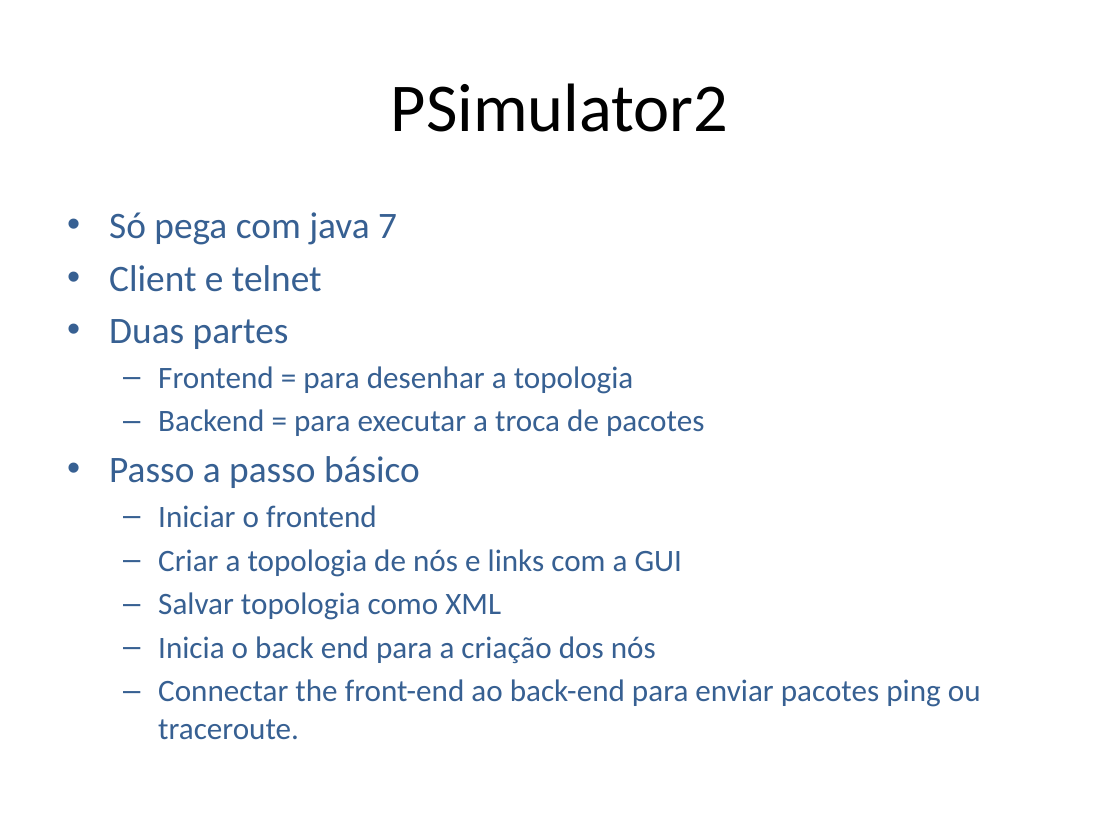
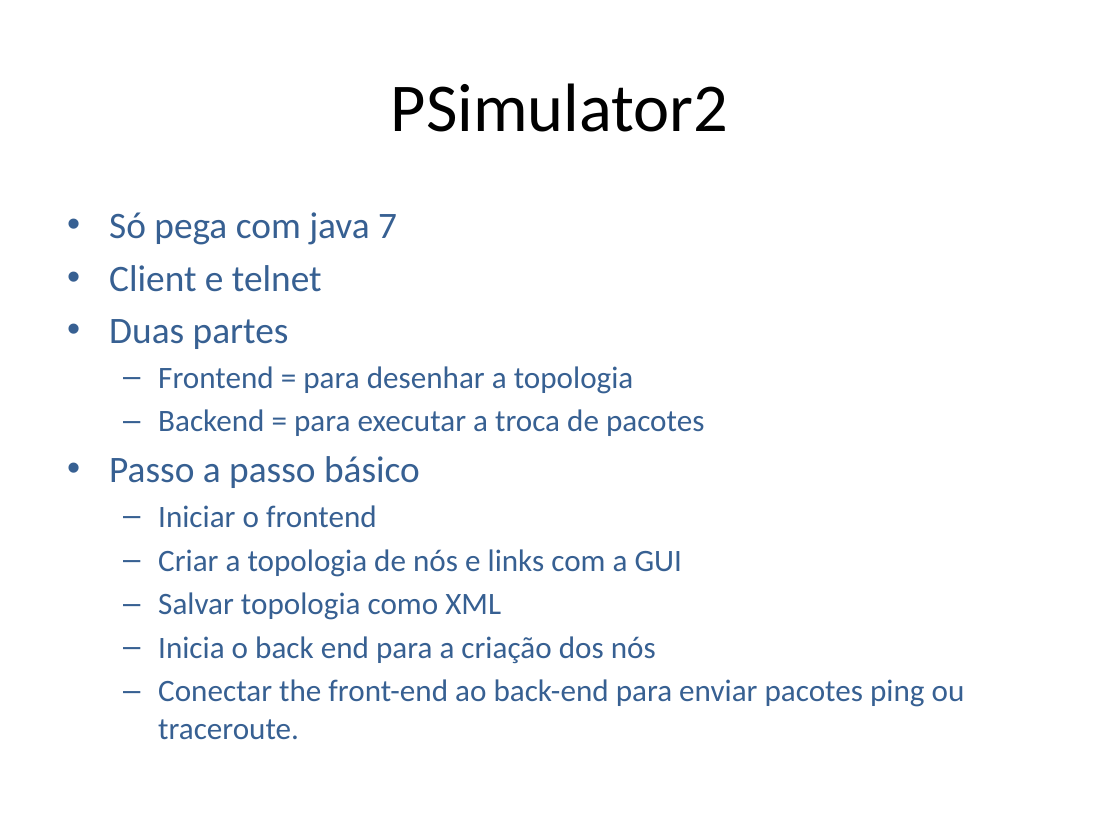
Before and after one commit to niviaquental/niviaquental.github.io, a slide deck: slide 21 of Presentations/Aula08-Rede-IPIntro/08-Rede-IPIntro.pptx. Drawn at 1120x840 pixels with LibreOffice and Linux fonts; fonts in the diff are those of the drawing; background and template pictures are left out. Boxes give left, top, right and bottom in pixels: in the first picture for what was removed or moved away, otherwise in the second. Text is boxed around its words. In the diff, an @@ line names an element or a change of style, - is before the commit and + after.

```diff
--- a/Presentations/Aula08-Rede-IPIntro/08-Rede-IPIntro.pptx
+++ b/Presentations/Aula08-Rede-IPIntro/08-Rede-IPIntro.pptx
@@ text at [158, 679, 965, 740]: text changed @@
-  – Connectar the front-end ao back-end para enviar pacotes ping ou traceroute.
+  – Conectar the front-end ao back-end para enviar pacotes ping ou traceroute.
```
Also in this commit, not shown: 4 other slides changed, 1 slide added, 3 other files.
